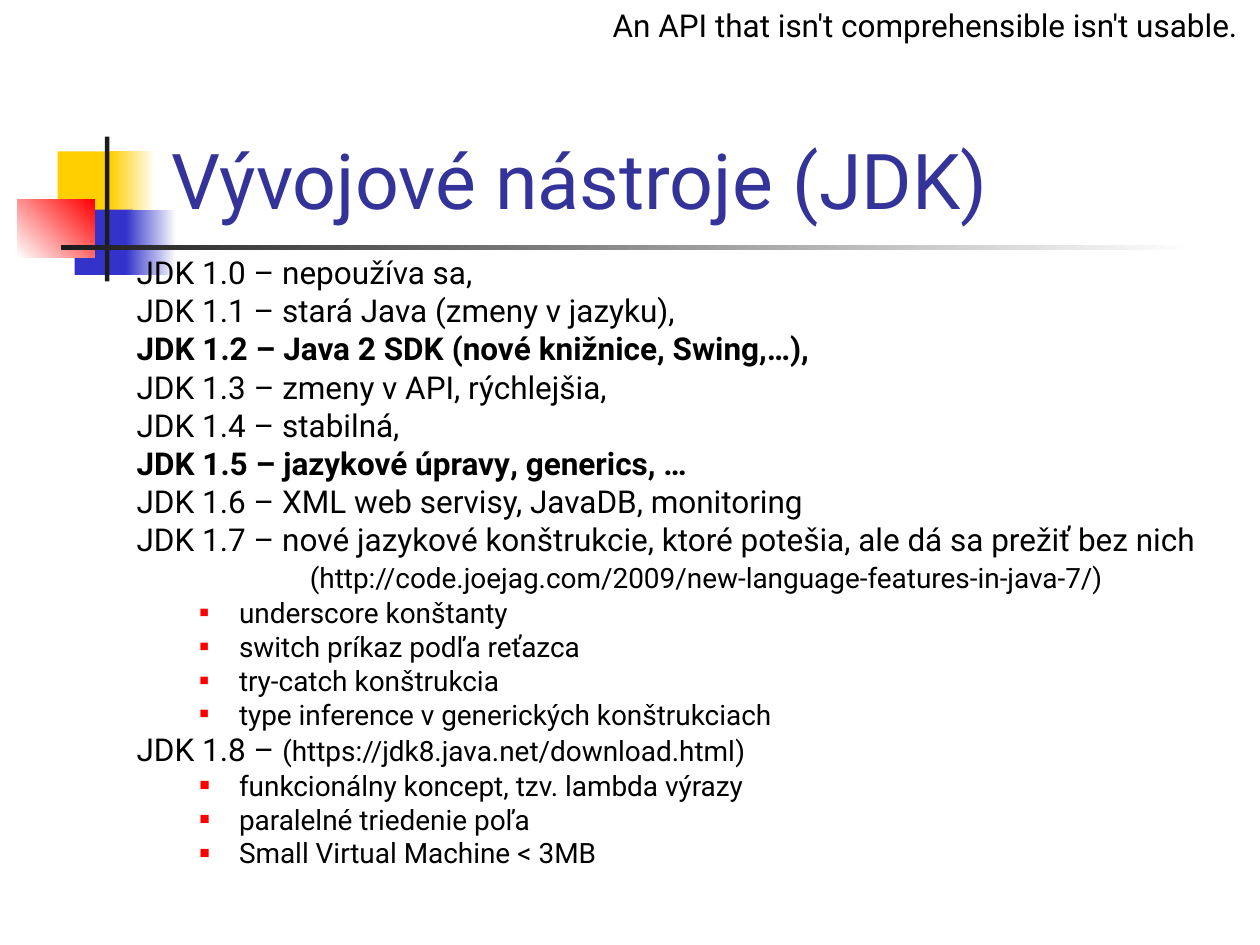
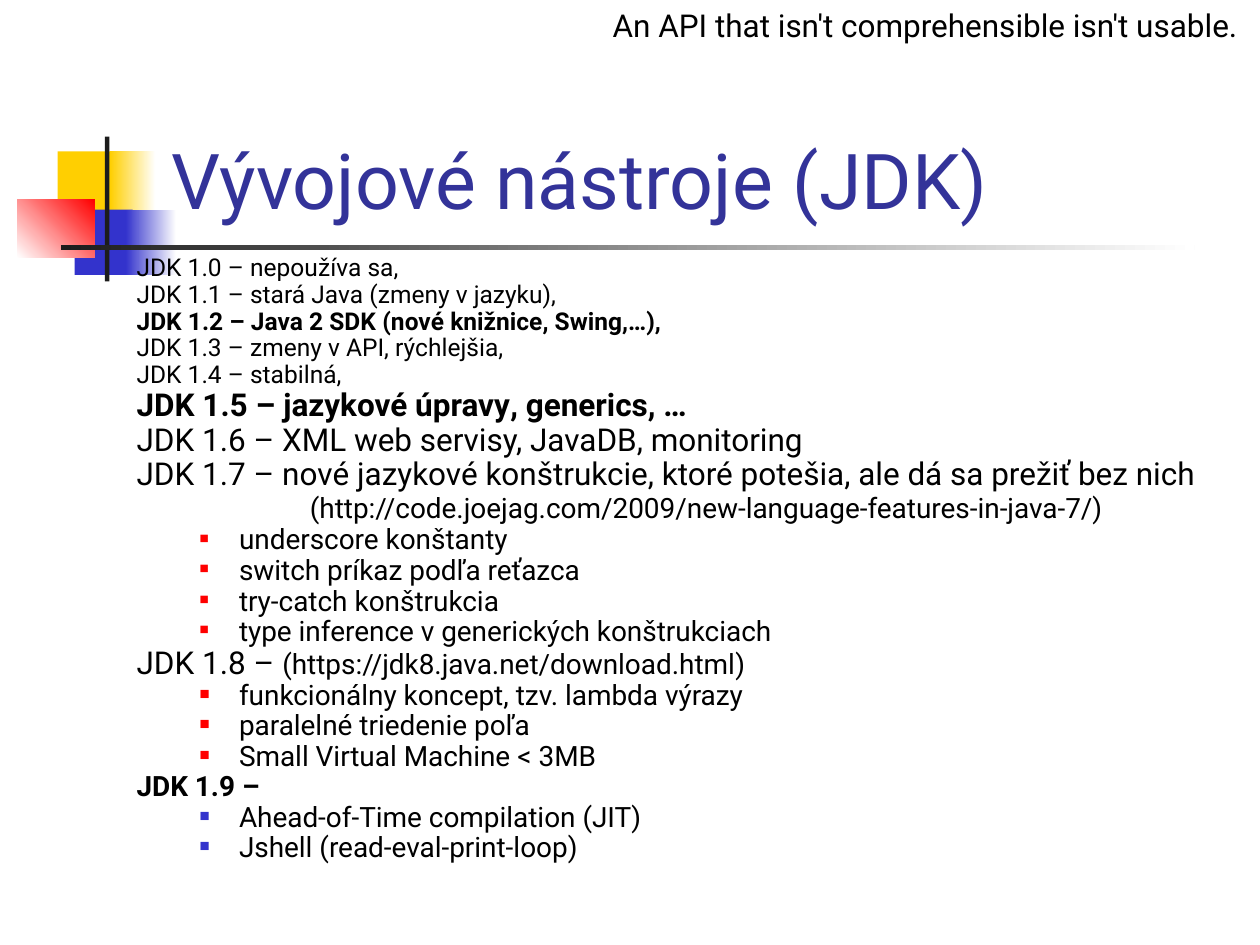
Before and after one commit to Programovanie4/Prednasky, a slide deck: slide 14 of 01/01_java.ppt (slide 10 before the commit). Drawn at 1260x945 pixels with LibreOffice and Linux fonts; fonts in the diff are those of the drawing. Boxes give left, top, right and bottom in pixels: in the first picture for what was removed or moved away, otherwise in the second. Text is boxed around its words. In the diff, an @@ line names an element or a change of style, - is before the commit and + after.

```diff
--- a/01/01_java.ppt
+++ b/01/01_java.ppt
@@ text at (x1=137, y1=254, x2=1195, y2=767): size 18 to 14 pt in "JDK 1.0 – nepoužíva sa,", "JDK 1.1 – stará Java (zmeny v ...", "JDK 1.2 – Java 2 SDK (nové ...", "JDK 1.3 – zmeny v API, rýchlejšia," and 1 more places; line spacing 0.8 to 0.7; less space between paragraphs @@
@@ text at (x1=137, y1=776, x2=642, y2=864): paragraphs added @@
+JDK 1.9 –
+  ■ Ahead-of-Time compilation (JIT)
+  ■ Jshell (read-eval-print-loop)
```
Also in this commit, not shown: 8 other slides changed, 4 slides added, 1 other file.
